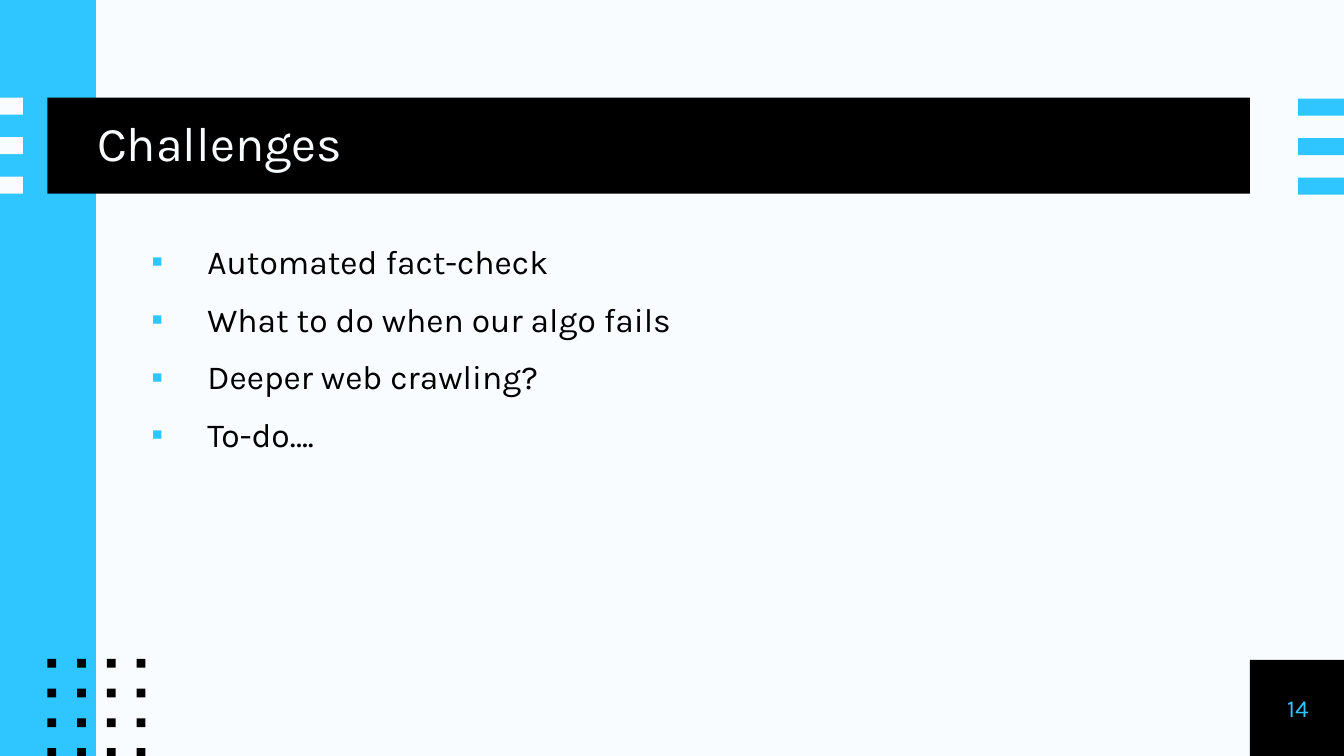
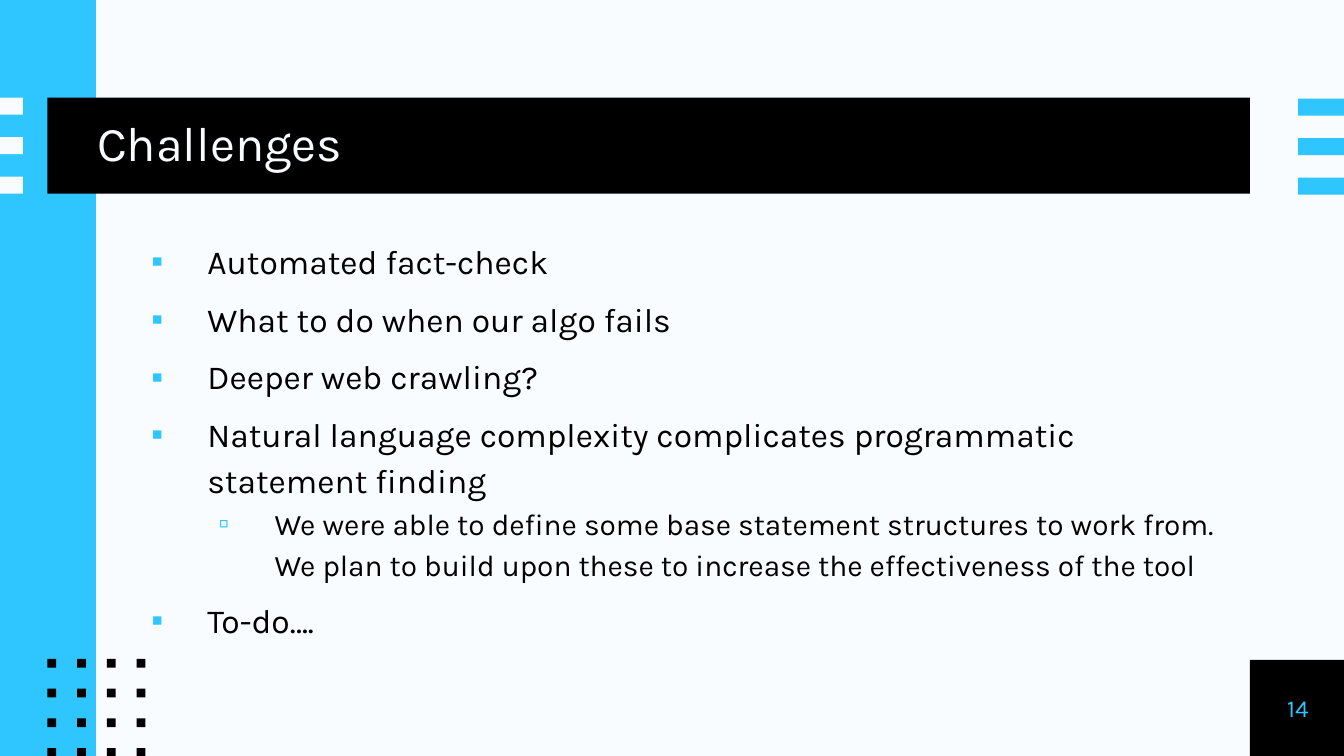
Before and after one commit to anease/senior-design, a slide deck: slide 14 of DeceptionDetective.pptx. Drawn at 1344x756 pixels with LibreOffice and Linux fonts; fonts in the diff are those of the drawing. Boxes give left, top, right and bottom in pixels: in the first picture for what was removed or moved away, otherwise in the second. Text is boxed around its words. In the diff, an @@ line names an element or a change of style, - is before the commit and + after.

Commit message:
Updated presentation

```diff
--- a/DeceptionDetective.pptx
+++ b/DeceptionDetective.pptx
@@ text at bbox=[207, 424, 1213, 583]: paragraphs added @@
+▪ Natural language complexity complicates programmatic statement finding
+  ▫ We were able to define some base statement structures to work from. We plan to build upon these to increase the effectiveness of the tool
```
Also in this commit, not shown: 3 other slides changed.
